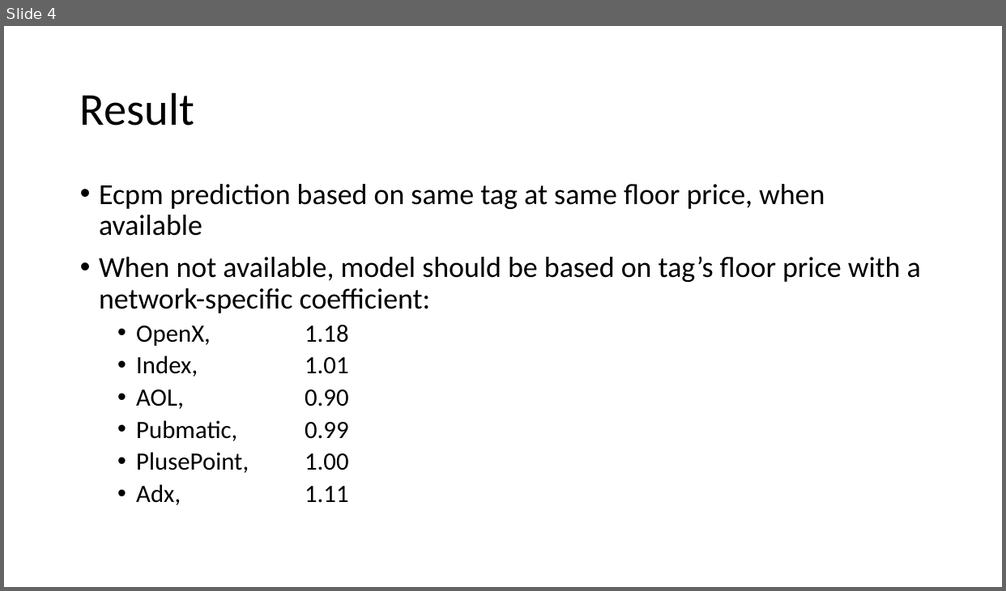
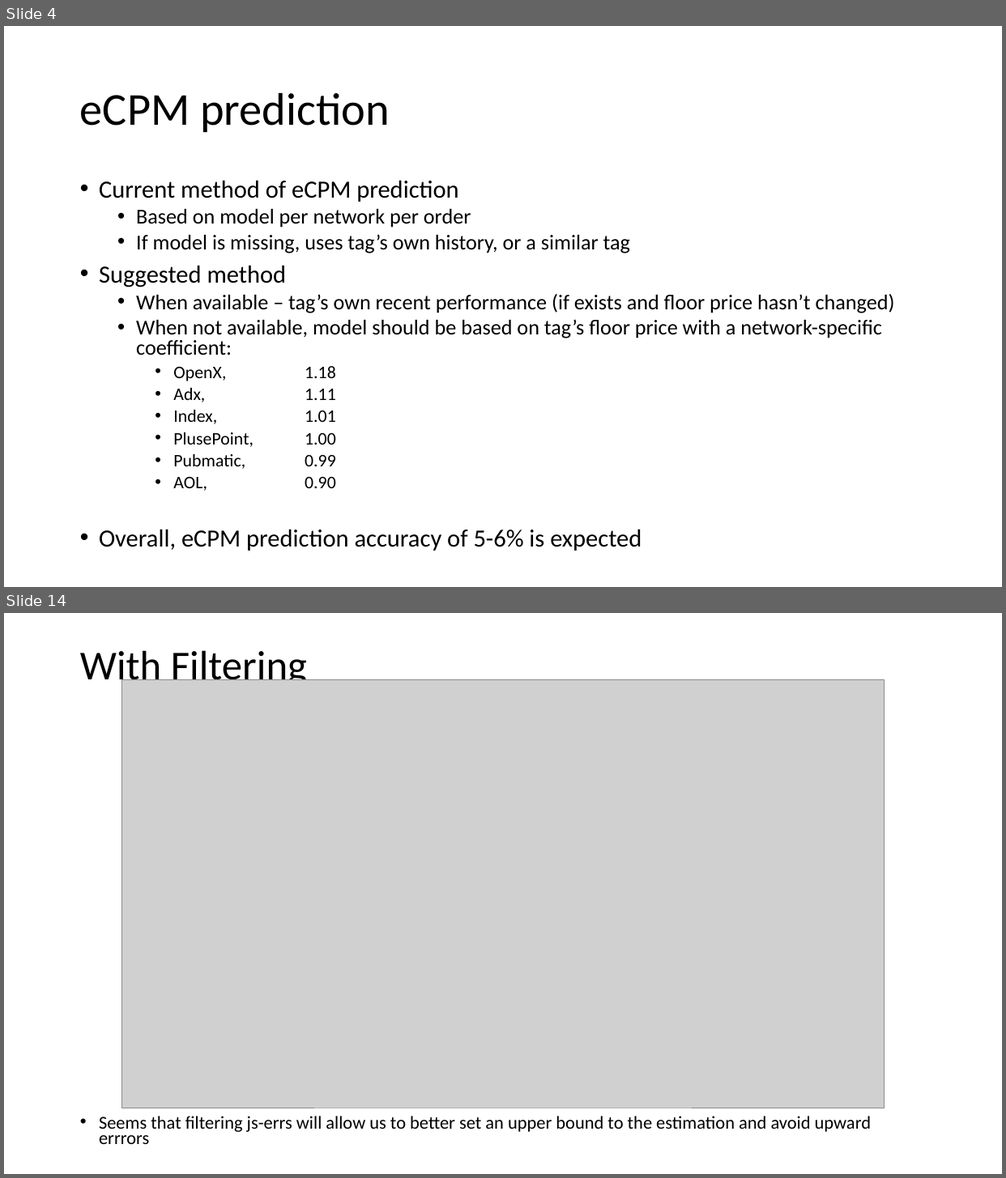
Before and after one commit to shahar-siegman/old_projects, a slide deck: RedShift/PublisherReport/served 1-day prediction using redshift data.pptx. Shown one above the other, each under a label of ours: slide 4 before the commit, slides 4 and 14 after it; the slides between them are not shown. The pictures are 1006x591 and 1006x1178 pixels, drawn with LibreOffice and Linux fonts; fonts in the diff are those of the drawing; grey boxes stand for pictures. Boxes give left, top, right and bottom in pixels: in the first picture for what was removed or moved away, otherwise in the second. Text is boxed around its words. In the diff, an @@ line names an element or a change of style, - is before the commit and + after.

Commit message:
publisher report: models for fill, cpm, and combined
Former-commit-id: b2d527a77d70e30c5354f2aabc211ba99ed11f73

```diff
--- a/RedShift/PublisherReport/served 1-day prediction using redshift data.pptx
+++ b/RedShift/PublisherReport/served 1-day prediction using redshift data.pptx
@@ slide 14 added at bbox=[4, 613, 1002, 1174], background #FFFFFF @@
@@ title added at bbox=[80, 650, 307, 689], 39.6 pt, text #000000 @@
+With Filtering
@@ picture added at bbox=[121, 679, 884, 1109] @@
@@ text added at bbox=[99, 1116, 871, 1144], 17.5 pt, text #000000 @@
+• Seems that filtering js-errs will allow us to better set an upper bound to the estimation and avoid upward errrors
@@ slide 4 changed as well @@
@@ title at bbox=[80, 92, 390, 132]: text changed @@
-Result
+eCPM prediction
@@ text at bbox=[99, 180, 895, 314]: text changed; size 28 to 20.4 pt @@
-• Ecpm prediction based on same tag at same floor price, when available
+• Current method of eCPM prediction
+  • Based on model per network per order
+  • If model is missing, uses tag’s own history, or a similar tag
+• Suggested method
+  • When available – tag’s own recent performance (if exists and floor price hasn’t changed)
@@ text at bbox=[136, 319, 882, 489]: size 28 to 20.4 pt in "When not available, model should be based ..."; size 24 to 17 pt in "OpenX, 1.18", "Index, 1.01", "AOL, 0.90"; list level 1 to 2 in "When not available, model should ..."; line spacing 0.9 to 0.8; list level 2 to 3 in "OpenX, 1.18"; list level 2 to 3 in "Index, 1.01"; list level 2 to 3 in "AOL, 0.90" @@
@@ text at bbox=[305, 389, 336, 400]: paragraph added @@
+    • Adx, 1.11
@@ text at bbox=[305, 433, 336, 467]: paragraphs added @@
+    • PlusePoint, 1.00
+    • Pubmatic, 0.99
@@ text at bbox=[99, 529, 641, 551]: text changed; size 24 to 23.8 pt @@
-  • Pubmatic, 0.99
-  • PlusePoint, 1.00
-  • Adx, 1.11
+• Overall, eCPM prediction accuracy of 5-6% is expected
```
Also in this commit, not shown: 6 other slides changed, 5 other slides added, 1 slide removed, 9 other files.
